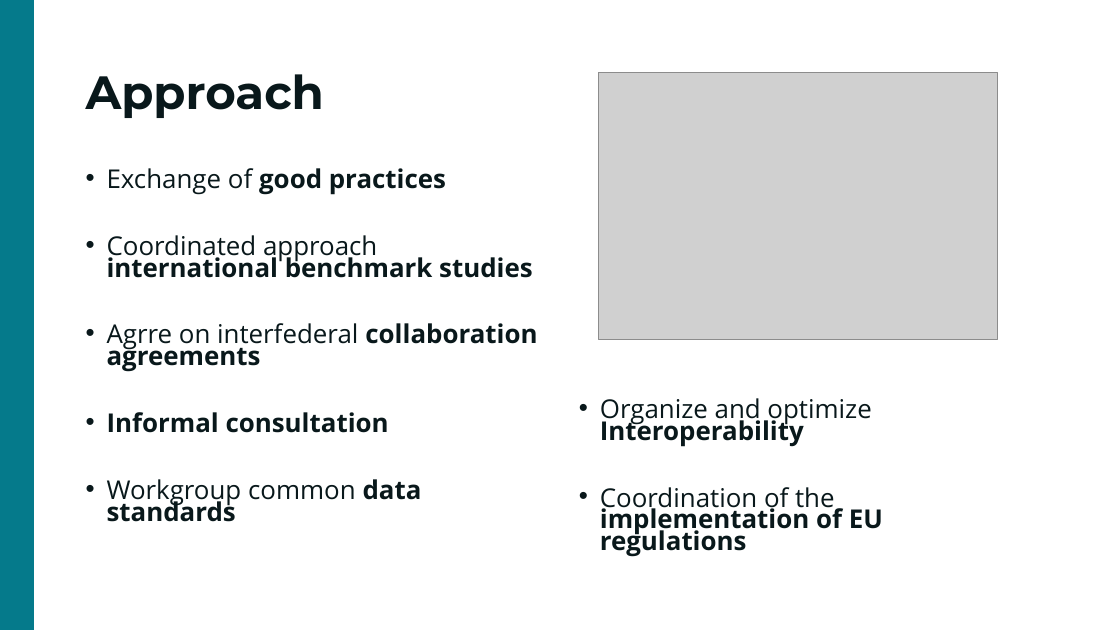
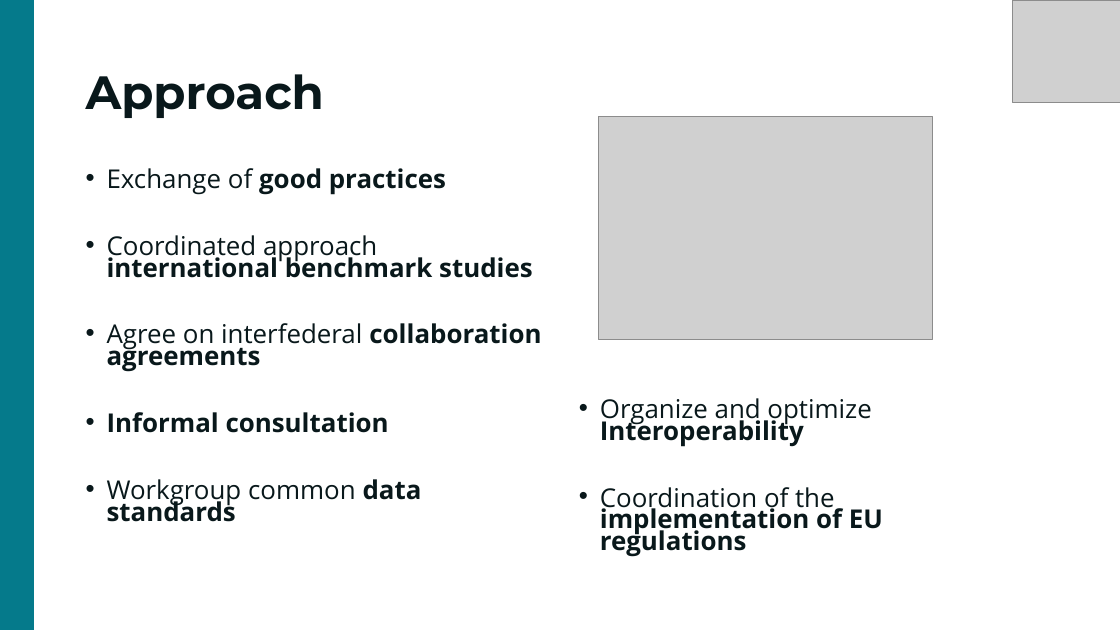
Before and after one commit to belgif/review, a slide deck: slide 4 of Meetings/2024-06-12/20240627-ICEG voor SEMIC.pptx. Drawn at 1120x630 pixels with LibreOffice and Linux fonts; fonts in the diff are those of the drawing; grey boxes stand for pictures. Boxes give left, top, right and bottom in pixels: in the first picture for what was removed or moved away, otherwise in the second. Text is boxed around its words. In the diff, an @@ line names an element or a change of style, - is before the commit and + after.

```diff
--- a/Meetings/2024-06-12/20240627-ICEG voor SEMIC.pptx
+++ b/Meetings/2024-06-12/20240627-ICEG voor SEMIC.pptx
@@ picture added at [1013,0,1120,103] @@
@@ picture: place and size @@
-picture at [598,73,998,339]
+picture at [598,116,933,339]
@@ text at [107,323,541,372]: text changed @@
-• Agrre on interfederal collaboration agreements
+• Agree on interfederal collaboration agreements
```
Also in this commit, not shown: 11 other slides changed.
